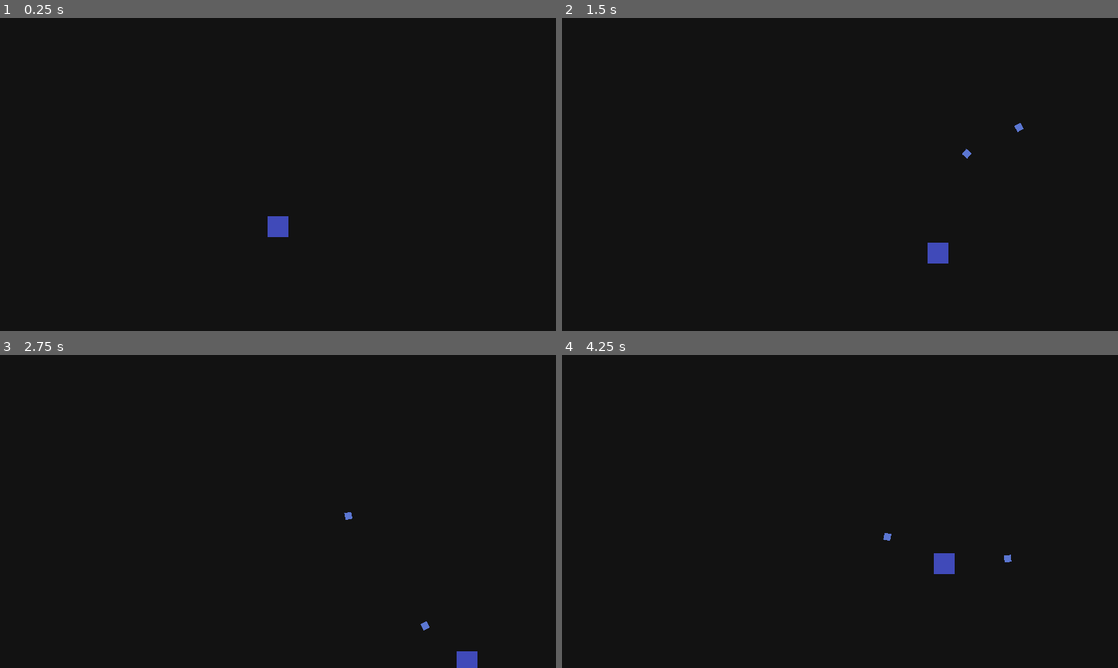
Above: before the commit, frames 1-4 (two rows, left to right).
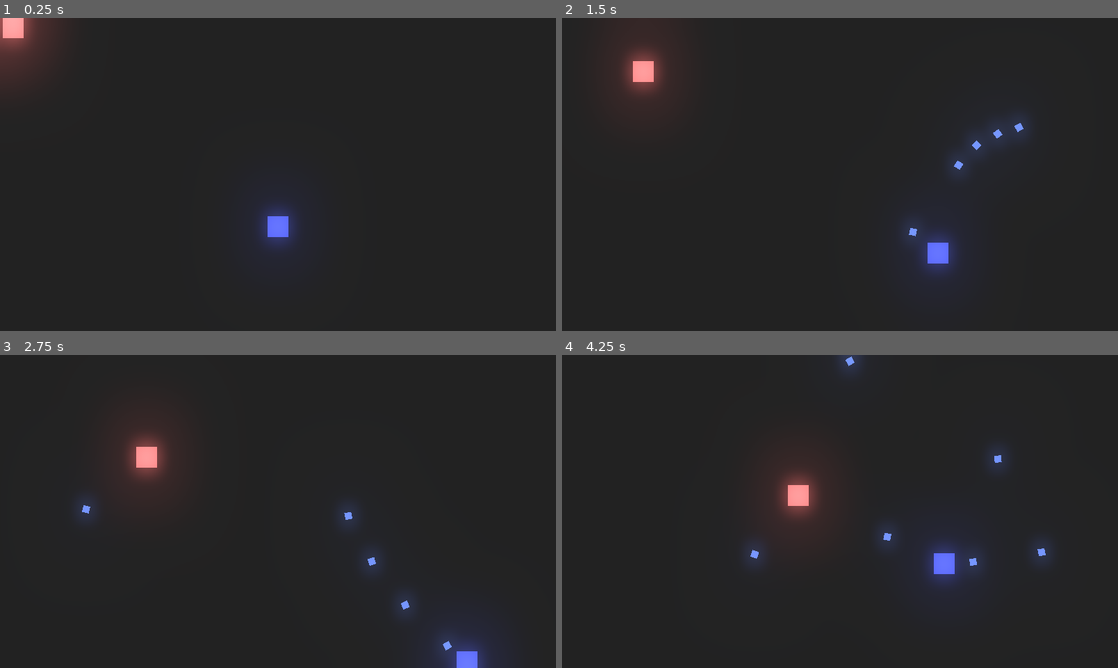
Above: after the commit, the same moments.

Repository: Vith-MCB/Godot-Projects
Game: Godot game, scene res://src/world/Arena.tscn
The game is run twice, just before and just after one commit, with the same random seed, the same clock (stepped at 60 frames per second) and the same inputs. The project has no main scene, so this scene is started directly.
Inputs (mouse positions are in pixels of both pictures, inside the frame that each line leads up to):
- Up to frame 1 (0.25 s): no input
- Up to frame 2 (1.5 s): move the mouse to (962, 158) at 0.52 s; press the mouse at (962, 158) at 0.53 s; hold D (right) 0.53-1.28 s; move the mouse to (728, 190) at 1.27 s; release the mouse at (728, 190) at 1.28 s; hold S (down) from 1.28 s (still down); click (728, 190) at 1.35 s
- Up to frame 3 (2.75 s): move the mouse to (333, 442) at 2.02 s; release S (down) at 2.03 s; press the mouse at (333, 442) at 2.03 s; hold D (right) from 2.03 s (still down)
- Up to frame 4 (4.25 s): move the mouse to (812, 574) at 2.77 s; release D (right) at 2.78 s; release the mouse at (812, 574) at 2.78 s; hold W (up) 2.78-3.53 s; click (812, 574) at 2.85 s; move the mouse to (1006, 558) at 3.52 s; press the mouse at (1006, 558) at 3.53 s; hold A (left) from 3.53 s (still down)

The runs differ from the first frame. In frame 1, 7.6% of the frame differs, in the area x 0-59%, y 0-85%; in frame 2, 15%; in frame 3, 13%; in frame 4, 15%, in the area x 31-90%, y 0-86%.

Commit message:
Enemy with basic AI and shot mechanic

Diff:
--- /dev/null
+++ b/Wave Shooter/src/actors/enemy.gd
@@ -0,0 +1,26 @@
+extends Sprite
+
+var speed = 75
+var moviment = Vector2.ZERO
+
+var gotHit = false
+var recoil = 5
+
+func _process(delta):
+	if Global.player != null and gotHit == false:
+		moviment = global_position.direction_to(Global.player.global_position)
+	global_position += moviment * delta * speed
+
+
+func _on_hitbox_area_entered(area):
+	if area.is_in_group("damage"):
+		modulate = Color.white
+		area.get_parent().queue_free()
+		gotHit = true
+		moviment = -moviment * recoil
+		$colorRestore.start()
+
+
+func _on_colorRestore_timeout():
+	modulate = Color("e06565")
+	gotHit = false
--- /dev/null
+++ b/Wave Shooter/src/actors/enemy.tscn
@@ -0,0 +1,26 @@
+[gd_scene load_steps=4 format=2]
+
+[ext_resource path="res://Assets/Square.png" type="Texture" id=1]
+[ext_resource path="res://src/actors/enemy.gd" type="Script" id=2]
+
+[sub_resource type="RectangleShape2D" id=1]
+extents = Vector2( 8, 8 )
+
+[node name="enemy" type="Sprite"]
+modulate = Color( 0.878431, 0.396078, 0.396078, 1 )
+scale = Vector2( 1.5, 1.5 )
+texture = ExtResource( 1 )
+script = ExtResource( 2 )
+
+[node name="hitbox" type="Area2D" parent="."]
+
+[node name="collision" type="CollisionShape2D" parent="hitbox"]
+visible = false
+shape = SubResource( 1 )
+
+[node name="colorRestore" type="Timer" parent="."]
+wait_time = 0.1
+one_shot = true
+
+[connection signal="area_entered" from="hitbox" to="." method="_on_hitbox_area_entered"]
+[connection signal="timeout" from="colorRestore" to="." method="_on_colorRestore_timeout"]
--- a/Wave Shooter/src/actors/global.gd
+++ b/Wave Shooter/src/actors/global.gd
@@ -1,6 +1,8 @@
 extends Node
 
 var createParentNode = null
+
+var player = null
 
 func instanceNode (node, location, parent):
 	var nodeInst = node.instance() #instance the node to the variable
--- a/Wave Shooter/src/actors/player.gd
+++ b/Wave Shooter/src/actors/player.gd
@@ -6,6 +6,15 @@
 
 var shot = preload("res://src/actors/shot.tscn")
 var canShot = true
+
+var screenSize
+
+func _ready():
+	screenSize = get_viewport_rect().size
+	Global.player = self
+
+func _exit_tree():
+	Global.player = null
 
 #Function that gets the input from the player and return a vector
 func playerInput() -> Vector2:
@@ -23,6 +32,11 @@
 
 	position += newVelocity * delta #Moving the player
 
+	#Limits of player moviment
+	position.x = clamp(position.x, 0, screenSize.x)
+	position.y = clamp(position.y, 0, screenSize.y)
+
+
 	#Shooting
 	if Input.is_action_pressed("shoot") and Global.createParentNode != null and canShot:
 		Global.instanceNode(shot, global_position, Global.createParentNode)
--- a/Wave Shooter/src/actors/player.tscn
+++ b/Wave Shooter/src/actors/player.tscn
@@ -11,7 +11,7 @@
 script = ExtResource( 2 )
 
 [node name="shotCoolDown" type="Timer" parent="."]
-wait_time = 0.5
+wait_time = 0.2
 one_shot = true
 
 [connection signal="timeout" from="shotCoolDown" to="." method="_on_shotCoolDown_timeout"]
--- a/Wave Shooter/src/actors/shot.tscn
+++ b/Wave Shooter/src/actors/shot.tscn
@@ -1,7 +1,10 @@
-[gd_scene load_steps=3 format=2]
+[gd_scene load_steps=4 format=2]
 
 [ext_resource path="res://Assets/Square.png" type="Texture" id=1]
 [ext_resource path="res://src/actors/shot.gd" type="Script" id=2]
+
+[sub_resource type="RectangleShape2D" id=1]
+extents = Vector2( 8, 8 )
 
 [node name="shot" type="Sprite"]
 modulate = Color( 0.360784, 0.466667, 0.823529, 1 )
@@ -11,4 +14,9 @@
 
 [node name="VisibilityNotifier2D" type="VisibilityNotifier2D" parent="."]
 
+[node name="hitbox" type="Area2D" parent="." groups=["damage"]]
+
+[node name="colision" type="CollisionShape2D" parent="hitbox"]
+shape = SubResource( 1 )
+
 [connection signal="screen_exited" from="VisibilityNotifier2D" to="." method="_on_VisibilityNotifier2D_screen_exited"]
--- a/Wave Shooter/src/world/Arena.tscn
+++ b/Wave Shooter/src/world/Arena.tscn
@@ -1,10 +1,23 @@
-[gd_scene load_steps=3 format=2]
+[gd_scene load_steps=5 format=2]
 
 [ext_resource path="res://src/actors/player.tscn" type="PackedScene" id=1]
 [ext_resource path="res://src/world/Arena.gd" type="Script" id=2]
+[ext_resource path="res://src/actors/enemy.tscn" type="PackedScene" id=3]
+
+[sub_resource type="Environment" id=1]
+background_mode = 4
+glow_enabled = true
+glow_bloom = 0.5
+glow_blend_mode = 0
+glow_bicubic_upscale = true
 
 [node name="Arena" type="Node2D"]
 script = ExtResource( 2 )
 
 [node name="player" parent="." instance=ExtResource( 1 )]
 position = Vector2( 320, 240 )
+
+[node name="WorldEnvironment" type="WorldEnvironment" parent="."]
+environment = SubResource( 1 )
+
+[node name="enemy" parent="." instance=ExtResource( 3 )]
